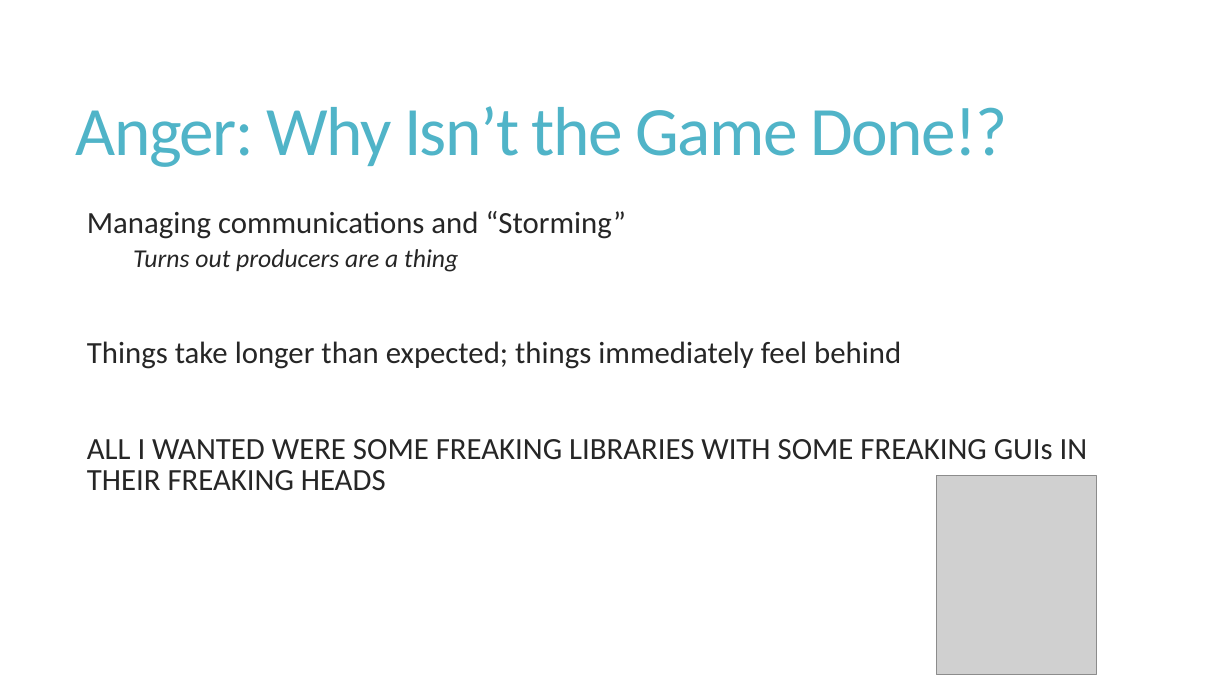
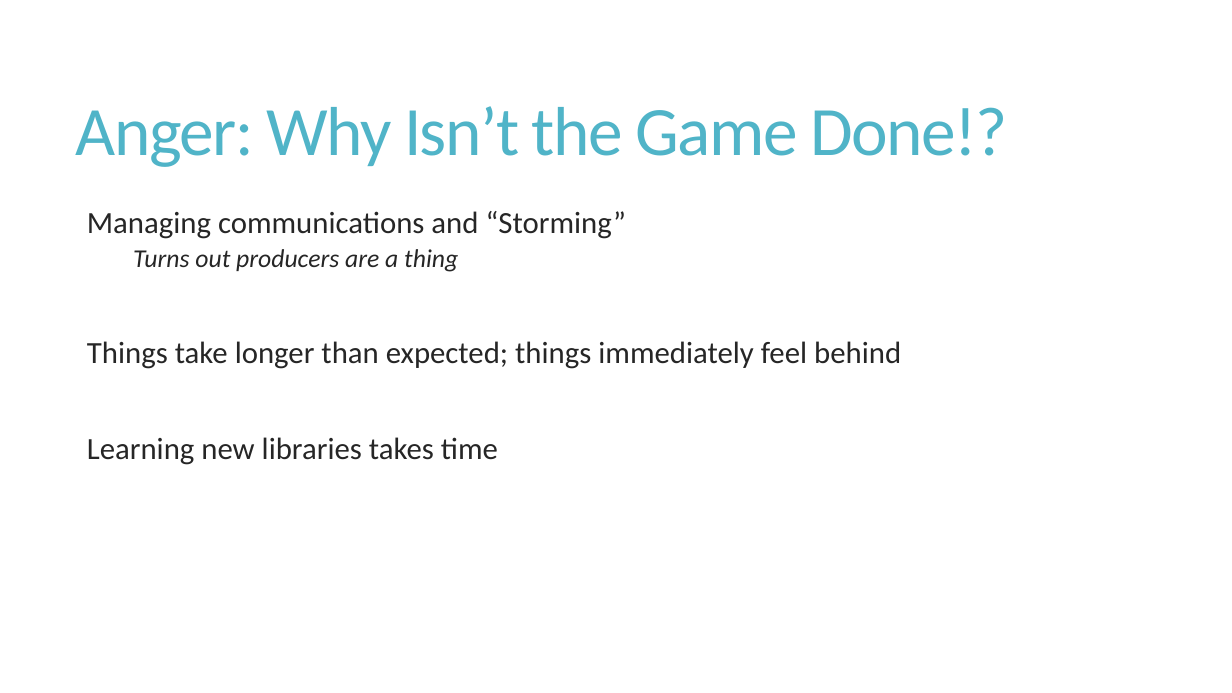
Before and after one commit to dvorak42/cigam, a slide deck: slide 7 of Final presentation slides.pptx. Drawn at 1232x693 pixels with LibreOffice and Linux fonts; fonts in the diff are those of the drawing; grey boxes stand for pictures. Boxes give left, top, right and bottom in pixels: in the first picture for what was removed or moved away, otherwise in the second. Text is boxed around its words. In the diff, an @@ line names an element or a change of style, - is before the commit and + after.

```diff
--- a/Final presentation slides.pptx
+++ b/Final presentation slides.pptx
@@ text at (87, 437, 498, 465): text changed @@
-  ALL I WANTED WERE SOME FREAKING LIBRARIES WITH SOME FREAKING GUIs IN THEIR FREAKING HEADS
+  Learning new libraries takes time
@@ picture removed at (936, 476, 1097, 675) @@
```
Also in this commit, not shown: 3 other slides changed, 7 slides added.
